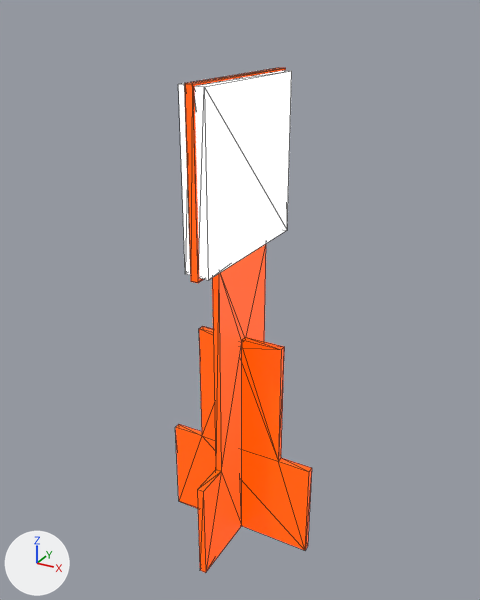
Two versions of the COLLADA model models/pista_s/creepers/creeper_21/materials/textures/creeper.dae, one commit apart.
Before and after are seen from a 50 mm lens placed at (0.1102, -0.2008, 0.2542), pointed at (-0.0013, 0.0019, 0.1529). The axes (+X, +Y, +Z) are drawn at lower left. The lights are the same throughout. Mesh edges are drawn as thin lines. Where no turn or scale is listed for an object, it has been applied to the vertices. Vertices at the same position are counted once.

Objects in the first picture: 'Creeper_-_Montagem_v3', 'MarkerData', 'MarkerData_001'.
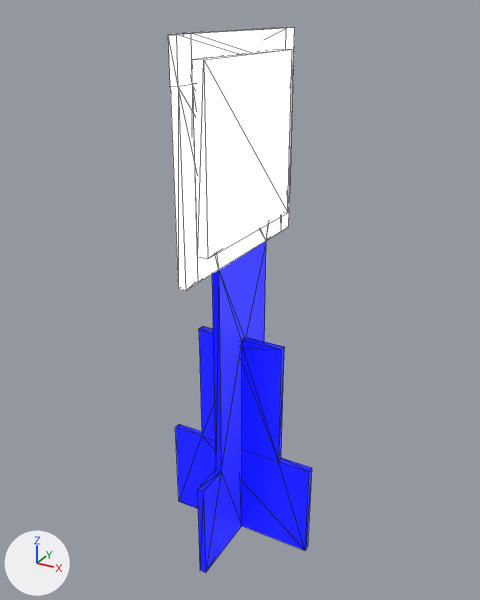
The change, as a list of edits to the scene's bpy script:
```text
Change mat_steel___satin_001_001:
    mat_steel___satin_001_001.base_color: (1.0, 0.0709, 0.0) -> (0.00382, 0.0058, 1.0)  # orange #ff4b00 -> blue #0c11ff
    mat_steel___satin_001_001.emission_color: (1.0, 0.0709, 0.0) -> (0.00382, 0.0058, 1.0)  # orange #ff4b00 -> blue #0c11ff
Add mat_material_001:
    mat_material_001 = principled_material('Material_001')
    mat_material_001.base_color = (1.0, 1.0, 1.0)  # white #ffffff
    mat_material_001.roughness = 0.44
    mat_material_001.emission_strength = 1.0
Change me_creeper___montagem_v3_000:
    used by ob_creeper___montagem_v3; location = (0.0, 0.0, 0.1209)
    remove me_creeper___montagem_v3_000.from_pydata(...)  # 64 vertices, 122 faces; spans x -0.031..0.031, y -0.031..0.031, z -0.074..0.113
    add me_creeper___montagem_v3_000.from_pydata(...)  # 73 vertices, 140 faces; spans x -0.031..0.031, y -0.039..0.038, z -0.074..0.127
    me_creeper___montagem_v3_000 part 1
    1 vertex is removed from x 0.001, y 0.031, z 0.113
    7 faces are deleted
    4 vertices in x -0.001..0.001, y -0.031, z 0.051..0.113 move by (0.0, -0.008, 0.0)
    3 vertices in x -0.001..0.001, y 0.031, z 0.051..0.113 move by (0.0, 0.007, 0.0)
    2 vertices are added at (0.001, 0.038, 0.113), (0.001, 0.038, 0.127)
    8 new vertices lie (0.0, 0.0, 0.014) away from vertices in x -0.001..0.001, y -0.031..0.031, z 0.051..0.113
    6 new faces join them, mat_steel___satin_001_001 (blue #0c11ff)
    19 new faces join them, mat_material_001 (white #ffffff)
    me_creeper___montagem_v3_000 part 2: 24 faces spanning x -0.001..0.001, y -0.039..0.038, z 0.051..0.113 switch from mat_steel___satin_001_001 (orange #ff4b00) to mat_material_001 (white #ffffff)
Change ob_markerdata_001:
    ob_markerdata_001.location: (0.0008, -0.0002, 0.2035) -> (0.0008, -0.0002, 0.2108)
```

Changed parts and their boxes [x1, y1, x2, y2] in the pictures (480 x 600 px):
'Creeper_-_Montagem_v3', recoloured, reshaped (orange to blue, 8% taller): before [175, 68, 312, 573]; after [168, 27, 312, 573]
'MarkerData_001', moved: before [195, 70, 292, 280]; after [194, 49, 292, 259]
part 1 of me_creeper___montagem_v3_000, built on: before [188, 68, 286, 86]; after [168, 27, 295, 240]
part 2 of me_creeper___montagem_v3_000, recoloured (orange to white): before [184, 69, 285, 283]; after [170, 84, 281, 291]
